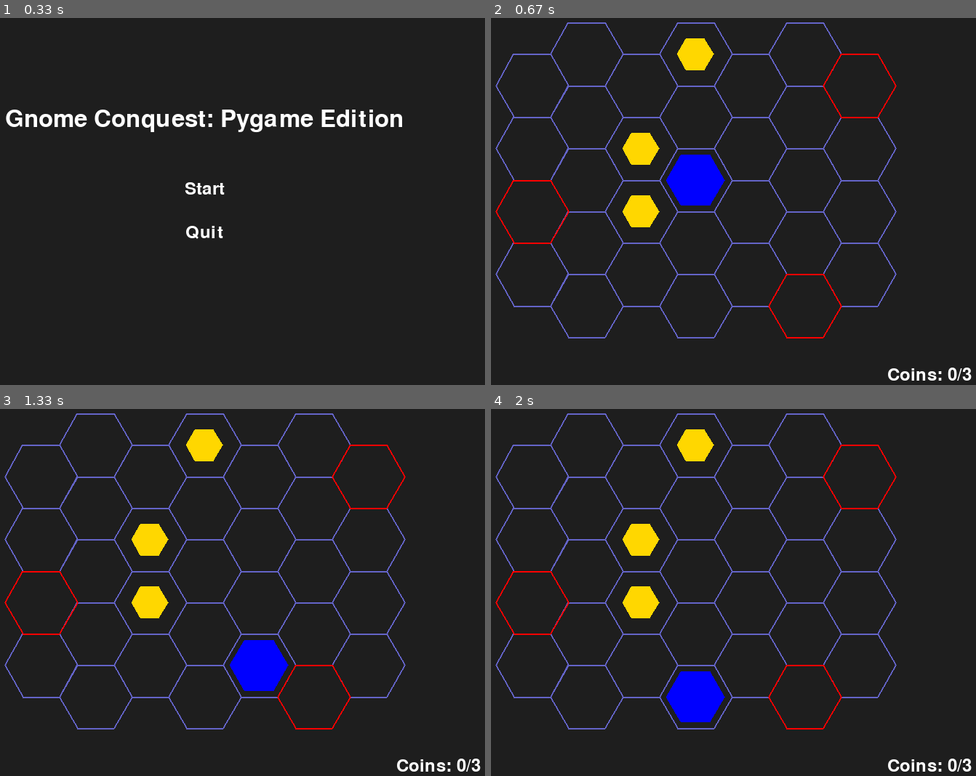
Above: before the commit, frames 1-4 (two rows, left to right).
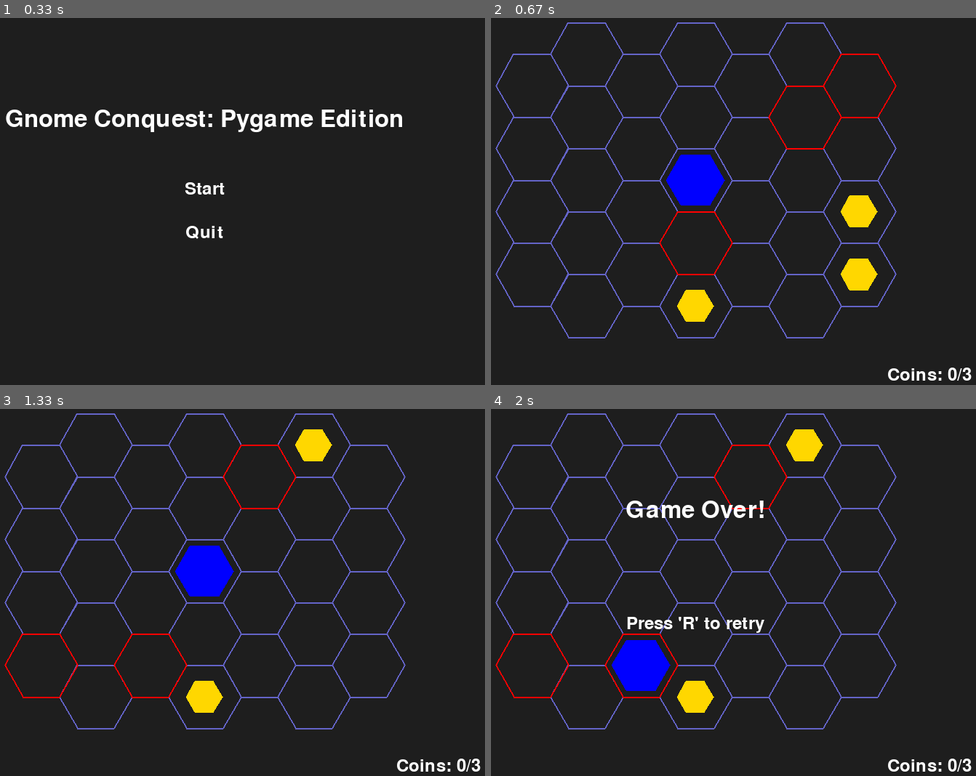
Above: after the commit, the same moments.

Repository: finitesphere/gnome-conquest-pygame
Game: pygame game, started from main.py
Two runs of this game, one before a commit and one after it. Both use one fixed random seed, a clock stepped at 60 frames per second and the inputs below.
Inputs (mouse positions are in pixels of both pictures, inside the frame that each line leads up to):
- Up to frame 1 (0.33 s): no input
- Up to frame 2 (0.67 s): click "Start" at 0.38 s
- Up to frame 3 (1.33 s): hold Z 0.67-1.13 s; hold D 0.67-1.13 s; move the mouse to (184, 592) at 0.7 s; hold R from 1.17 s (still down); hold D from 1.17 s (still down); tap Z at 1.23 s; tap E at 1.32 s
- Up to frame 4 (2 s): tap Z at 1.53, 1.73 s; release R at 1.63 s; release D at 1.63 s; hold D from 1.67 s (still down)

Frame 1 is identical in both runs. In frame 2, 3.6% of the frame differs, in the area x 0-80%, y 5-88%; in frame 3, 5.9%; in frame 4, 6.5%, in the area x 0-84%, y 5-88%.

Commit message:
Fixed syntax

Diff:
--- a/main.py
+++ b/main.py
@@ -2,131 +2,93 @@
 import math
 import random
 
-# Initialize Pygame
 pygame.init()
 
-# Constants
 SCREEN_WIDTH, SCREEN_HEIGHT = 800, 600
-HEX_RADIUS = 50  # Radius of hexagons
-PLAYER_SCALE = 0.8  # Scaling factor for the player's hexagon (80% of HEX_RADIUS)
-PLAYER_RADIUS = HEX_RADIUS * PLAYER_SCALE  # Player's hexagon size
+HEX_RADIUS = 50
+PLAYER_SCALE = 0.8
+PLAYER_RADIUS = HEX_RADIUS * PLAYER_SCALE
 FPS = 60
 
-# Colors
 COLOR_BG = (30, 30, 30)
-COLOR_HEX = (100, 100, 200)  # Regular hexagon map color
-COLOR_PLAYER = (0, 0, 255)  # Blue color for the player
+COLOR_HEX = (100, 100, 200)
+COLOR_PLAYER = (0, 0, 255)
 COLOR_COIN = (255, 215, 0)
-COLOR_ENEMY = (255, 0, 0)  # Red color for enemies (goblin tiles)
+COLOR_ENEMY = (255, 0, 0)
 COLOR_TEXT = (255, 255, 255)
-COLOR_TIME = (255, 215, 0)
 
-# Screen Setup
 screen = pygame.display.set_mode((SCREEN_WIDTH, SCREEN_HEIGHT))
 pygame.display.set_caption("Hexagon Grid Game")
 clock = pygame.time.Clock()
 
-# Fonts
 font = pygame.font.Font(None, 36)
 large_font = pygame.font.Font(None, 48)
 
-# Helper Functions
 def hex_to_pixel(q, r, size):
-    """Convert axial hex coordinates to pixel coordinates."""
-    x = size * 3/2 * q
-    y = size * math.sqrt(3) * (r + q / 2)
-    return x + SCREEN_WIDTH // 2, y + SCREEN_HEIGHT // 2
+    x = size * 3/2 * q + SCREEN_WIDTH // 2
+    y = size * math.sqrt(3) * (r + q / 2) + SCREEN_HEIGHT // 2
+    return x, y
 
 def draw_hexagon(surface, color, center, size, width=0):
-    """Draw a hexagon at a given center point."""
-    points = []
-    for i in range(6):
-        angle = math.radians(60 * i)
-        x = center[0] + size * math.cos(angle)
-        y = center[1] + size * math.sin(angle)
-        points.append((x, y))
+    points = [(center[0] + size * math.cos(math.radians(60 * i)),
+               center[1] + size * math.sin(math.radians(60 * i))) for i in range(6)]
     pygame.draw.polygon(surface, color, points, width)
 
-# Game Objects
 class HexGrid:
     def __init__(self, radius):
         self.radius = radius
-        self.hexes = {}  # Store hexes using axial coordinates (q, r)
+        self.hexes = {}
         self.generate_grid()
 
     def generate_grid(self):
-        """Generate a hex grid with correct spacing to avoid overlap."""
-        margin = HEX_RADIUS * 2  # Safe margin from screen edges
+        margin = HEX_RADIUS * 2
         for q in range(-self.radius, self.radius + 1):
             for r in range(-self.radius, self.radius + 1):
                 if -q - r in range(-self.radius, self.radius + 1):
                     center = hex_to_pixel(q, r, HEX_RADIUS)
-                    if (
-                        margin < center[0] < SCREEN_WIDTH - margin and
-                        margin < center[1] < SCREEN_HEIGHT - margin
-                    ):
-                        self.hexes[(q, r)] = None  # None means empty for now
+                    if margin < center[0] < SCREEN_WIDTH - margin and margin < center[1] < SCREEN_HEIGHT - margin:
+                        self.hexes[(q, r)] = None
 
     def draw(self, surface):
-        """Draw the entire grid."""
         for (q, r) in self.hexes.keys():
-            center = hex_to_pixel(q, r, HEX_RADIUS)
-            draw_hexagon(surface, COLOR_HEX, center, HEX_RADIUS, 2)
+            draw_hexagon(surface, COLOR_HEX, hex_to_pixel(q, r, HEX_RADIUS), HEX_RADIUS, 2)
 
 class Player:
     def __init__(self, q, r):
-        self.q = q  # Player's hex coordinates (q, r)
-        self.r = r
+        self.q, self.r = q, r
 
     def move(self, dq, dr):
-        """Move the player to a new hex if within grid boundaries."""
-        new_q = self.q + dq
-        new_r = self.r + dr
-        if (new_q, new_r) in grid.hexes:  # Only move if within the grid
-            self.q = new_q
-            self.r = new_r
+        if (self.q + dq, self.r + dr) in grid.hexes:
+            self.q += dq
+            self.r += dr
 
     def draw(self, surface):
-        """Draw the player as a blue hexagon."""
-        center = hex_to_pixel(self.q, self.r, HEX_RADIUS)
-        draw_hexagon(surface, COLOR_PLAYER, center, PLAYER_RADIUS)
+        draw_hexagon(surface, COLOR_PLAYER, hex_to_pixel(self.q, self.r, HEX_RADIUS), PLAYER_RADIUS)
 
 class Coin:
     def __init__(self, q, r):
-        self.q = q
-        self.r = r
+        self.q, self.r = q, r
 
     def draw(self, surface):
-        """Draw the coin as a yellow hexagon."""
-        center = hex_to_pixel(self.q, self.r, HEX_RADIUS)
-        draw_hexagon(surface, COLOR_COIN, center, HEX_RADIUS // 2)  # Smaller hexagon for coins
+        draw_hexagon(surface, COLOR_COIN, hex_to_pixel(self.q, self.r, HEX_RADIUS), HEX_RADIUS // 2)
 
 class Enemy:
     def __init__(self, q, r):
-        self.q = q
-        self.r = r
+        self.q, self.r = q, r
 
     def draw(self, surface):
-        """Draw the enemy as a red hexagon with an outline."""
-        center = hex_to_pixel(self.q, self.r, HEX_RADIUS)
-        draw_hexagon(surface, COLOR_ENEMY, center, HEX_RADIUS, 2)  # Outline with width 2
+        draw_hexagon(surface, COLOR_ENEMY, hex_to_pixel(self.q, self.r, HEX_RADIUS), HEX_RADIUS, 2)
 
-# Game Logic
 def start_screen():
-    """Display the start screen with options to start or quit."""
     start_text = large_font.render("Gnome Conquest: Pygame Edition", True, COLOR_TEXT)
     start_button_text = font.render("Start", True, COLOR_TEXT)
     quit_button_text = font.render("Quit", True, COLOR_TEXT)
 
-    # Main game loop for the start screen
     while True:
         screen.fill(COLOR_BG)
-
-        # Draw start screen elements
         screen.blit(start_text, (SCREEN_WIDTH // 2 - start_text.get_width() // 2, SCREEN_HEIGHT // 2 - 100))
         screen.blit(start_button_text, (SCREEN_WIDTH // 2 - start_button_text.get_width() // 2, SCREEN_HEIGHT // 2))
         screen.blit(quit_button_text, (SCREEN_WIDTH // 2 - quit_button_text.get_width() // 2, SCREEN_HEIGHT // 2 + 60))
-
         pygame.display.flip()
 
         for event in pygame.event.get():
@@ -136,91 +98,65 @@
             elif event.type == pygame.MOUSEBUTTONDOWN:
                 mouse_pos = pygame.mouse.get_pos()
                 if start_button_text.get_rect(center=(SCREEN_WIDTH // 2, SCREEN_HEIGHT // 2)).collidepoint(mouse_pos):
-                    return  # Start the game
+                    return
                 elif quit_button_text.get_rect(center=(SCREEN_WIDTH // 2, SCREEN_HEIGHT // 2 + 60)).collidepoint(mouse_pos):
                     pygame.quit()
                     exit()
 
 def main():
-    global grid  # Make grid accessible
-    running = True
-    grid = HexGrid(5)  # Create a hex grid with radius 5
-    player = Player(0, 0)  # Start the player at the center
-    coins = []
-    enemies = []
+    global grid
+    grid = HexGrid(5)
+    player = Player(0, 0)
+    coins, enemies = [], []
 
-    # Spawn 3 random enemies (goblin tiles)
     for _ in range(3):
         while True:
-            q = random.randint(-grid.radius, grid.radius)
-            r = random.randint(-grid.radius, grid.radius)
-            if (q, r) in grid.hexes and (q, r) != (0, 0):  # Avoid player's starting position
+            q, r = random.randint(-grid.radius, grid.radius), random.randint(-grid.radius, grid.radius)
+            if (q, r) in grid.hexes and (q, r) != (0, 0):
                 enemies.append(Enemy(q, r))
                 break
 
-    # Spawn 3 random coins, ensuring they don't overlap with enemies or the player
     for _ in range(3):
         while True:
-            q = random.randint(-grid.radius, grid.radius)
-            r = random.randint(-grid.radius, grid.radius)
-            if (q, r) in grid.hexes and (q, r) != (0, 0):  # Avoid player's starting position
-                # Ensure the coin doesn't spawn on an enemy's position
-                if (q, r) not in [(enemy.q, enemy.r) for enemy in enemies]:
-                    coins.append(Coin(q, r))
-                    break
+            q, r = random.randint(-grid.radius, grid.radius), random.randint(-grid.radius, grid.radius)
+            if (q, r) in grid.hexes and (q, r) != (0, 0) and (q, r) not in [(e.q, e.r) for e in enemies]:
+                coins.append(Coin(q, r))
+                break
 
-    collected_coins = 0  # Track the number of coins collected
-    start_time = pygame.time.get_ticks()  # Start timer
-    best_time = None  # Track best time
-    game_over = False
+    collected_coins = 0
+    start_time = pygame.time.get_ticks()
+    best_time, game_over = None, False
 
-    while running:
+    while True:
         screen.fill(COLOR_BG)
 
-        # Event Handling
         for event in pygame.event.get():
             if event.type == pygame.QUIT:
-                running = False
+                return
             elif event.type == pygame.KEYDOWN:
-                if not game_over:  # Only allow movement if the game isn't over
-                    if event.key == pygame.K_w:
-                        player.move(0, -1)
-                    elif event.key == pygame.K_e:
-                        player.move(1, -1)
-                    elif event.key == pygame.K_a:
-                        player.move(-1, 0)
-                    elif event.key == pygame.K_d:
-                        player.move(1, 0)
-                    elif event.key == pygame.K_s:
-                        player.move(0, 1)
-                    elif event.key == pygame.K_z:
-                        player.move(-1, 1)
-                    elif event.key == pygame.K_x:
-                        player.move(1, 1)
-                elif event.key == pygame.K_r:  # Replay
+                if not game_over:
+                    moves = {pygame.K_w: (0, -1), pygame.K_e: (1, -1), pygame.K_a: (-1, 0),
+                             pygame.K_d: (1, 0), pygame.K_s: (0, 1), pygame.K_z: (-1, 1), pygame.K_x: (1, 1)}
+                    if event.key in moves:
+                        player.move(*moves[event.key])
+                elif event.key == pygame.K_r:
                     return main()
 
         if not game_over:
-            # Check if the player collects any coins
             for coin in coins[:]:
                 if (player.q, player.r) == (coin.q, coin.r):
                     coins.remove(coin)
                     collected_coins += 1
 
-            # Check if the player collides with an enemy
-            for enemy in enemies:
-                if (player.q, player.r) == (enemy.q, enemy.r):
-                    game_over = True
-                    best_time = None  # No best time since the player lost
+            if any((player.q, player.r) == (e.q, e.r) for e in enemies):
+                game_over = True
+                best_time = None
 
-            # Check win condition
             if collected_coins >= 3:
                 game_over = True
                 elapsed_time = (pygame.time.get_ticks() - start_time) / 1000
-                if best_time is None or elapsed_time < best_time:
-                    best_time = elapsed_time
+                best_time = min(best_time, elapsed_time) if best_time else elapsed_time
 
-        # Draw Grid, Player, Coins, and Enemies
         grid.draw(screen)
         player.draw(screen)
         for coin in coins:
@@ -228,18 +164,16 @@
         for enemy in enemies:
             enemy.draw(screen)
 
-        # Display collected coins
         coin_text = font.render(f"Coins: {collected_coins}/3", True, COLOR_TEXT)
         screen.blit(coin_text, (SCREEN_WIDTH - coin_text.get_width() - 20, SCREEN_HEIGHT - coin_text.get_height() - 20))
 
-        # If the game is over, display time
         if game_over:
             game_over_text = large_font.render("Game Over!", True, COLOR_TEXT)
             screen.blit(game_over_text, (SCREEN_WIDTH // 2 - game_over_text.get_width() // 2, SCREEN_HEIGHT // 2 - 100))
 
             if collected_coins >= 3:
-                win_time_text = font.render(f"You win! Time: {best_time:.2f} seconds", True, COLOR_TEXT)
-                screen.blit(win_time_text, (SCREEN_WIDTH // 2 - win_time_text.get_width() // 2, SCREEN_HEIGHT // 2))
+                win_text = font.render(f"You win! Time: {best_time:.2f} seconds", True, COLOR_TEXT)
+                screen.blit(win_text, (SCREEN_WIDTH // 2 - win_text.get_width() // 2, SCREEN_HEIGHT // 2))
             else:
                 retry_text = font.render("Press 'R' to retry", True, COLOR_TEXT)
                 screen.blit(retry_text, (SCREEN_WIDTH // 2 - retry_text.get_width() // 2, SCREEN_HEIGHT // 2 + 60))
@@ -247,6 +181,5 @@
         pygame.display.flip()
         clock.tick(FPS)
 
-# Run the game
-start_screen()  # Show start screen before the game starts
-main()  # Start the main game loop
+start_screen()
+main()
